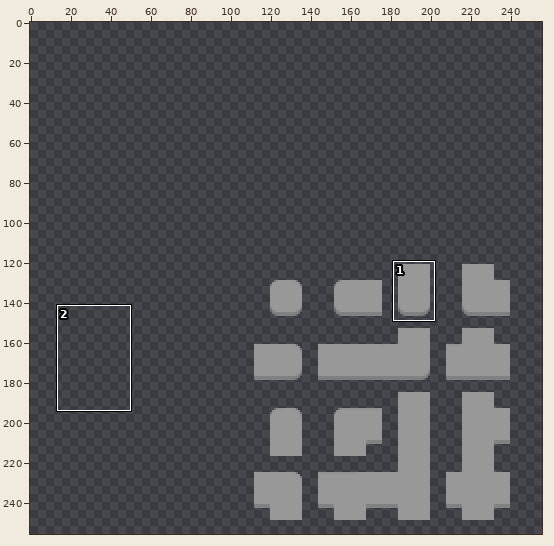
Edited in one commit: sprite sheet (assets/street.png). The picture above shows the old version from afar; the outline marks the close-up.
Close-up. Before:
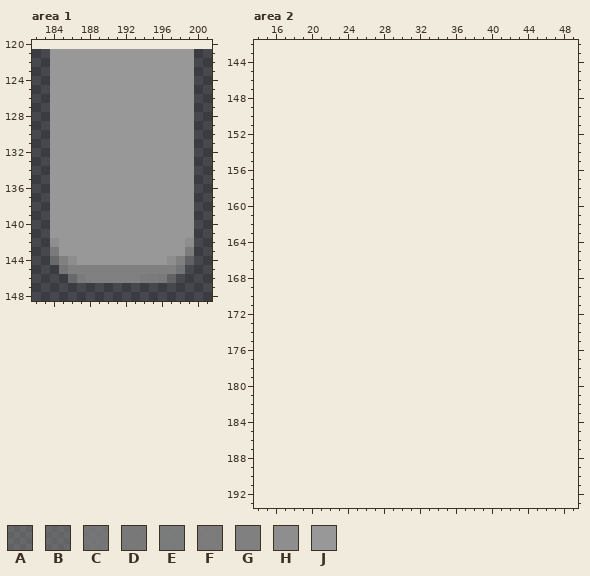
The file is 128x128 pixels. Pixels under 10% opacity are left out. Colours within 5 levels of each other are drawn and written as one. Shown: area 1: x 182..201, y 120..148; area 2: x 14..49, y 142..193. The old version is drawn lined up with the new one, on the new canvas. The commit also changed other parts of the picture, which this record leaves out.
Palette (. is transparent): A #80808090  B #80808096  C #808080d1  D #808080e1  E #808080e7  F #808080ee  G #808080  H #8e8e8e  J #989898
Pixels before, area 1, first column x 184:
121 JJJJJJJJJJJJJJJJ
122 JJJJJJJJJJJJJJJJ
123 JJJJJJJJJJJJJJJJ
124 JJJJJJJJJJJJJJJJ
125 JJJJJJJJJJJJJJJJ
126 JJJJJJJJJJJJJJJJ
127 JJJJJJJJJJJJJJJJ
128 JJJJJJJJJJJJJJJJ
129 JJJJJJJJJJJJJJJJ
130 JJJJJJJJJJJJJJJJ
131 JJJJJJJJJJJJJJJJ
132 JJJJJJJJJJJJJJJJ
133 JJJJJJJJJJJJJJJJ
134 JJJJJJJJJJJJJJJJ
135 JJJJJJJJJJJJJJJJ
136 JJJJJJJJJJJJJJJJ
137 JJJJJJJJJJJJJJJJ
138 JJJJJJJJJJJJJJJJ
139 JJJJJJJJJJJJJJJJ
140 JJJJJJJJJJJJJJJJ
141 JJJJJJJJJJJJJJJJ
142 HJJJJJJJJJJJJJJH
143 EJJJJJJJJJJJJJJF
144 BGHJJJJJJJJJJHGA
145 .CGGGGGGGGGGGGC.
146 ..BFGGGGGGFFDA..
The same view after the edit:
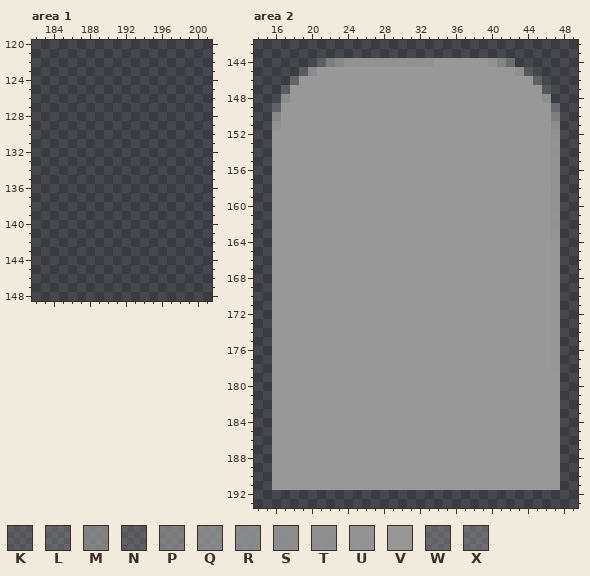
Colours new in this view: K #97979742  L #97979760  M #979797bb  N #9898984a  P #989898ad  Q #989898c8  R #989898d2  S #989898dd  T #989898e3  U #989898ee  V #989898f9  W #99999969  X #99999973
The edit:
canvas 128x128 -> 256x256, the old top-left corner now at 112,121
Area 1:
The author cleared colour A in row 144 at x 199; in row 146 at x 197.
The author cleared colour B in row 144 at x 184; in row 146 at x 186.
The author cleared colour C in row 145 at x 185 and 198.
The author cleared colour D in row 146 at x 196.
The author cleared colour E in row 143 at x 184.
The author cleared colour F in row 143 at x 199; in row 146 at x 187 and 194 to 195.
The author cleared colour G in row 144 at x 185 and 198; in row 145 at x 186 to 197; in row 146 at x 188 to 193.
The author cleared colour H in row 142 at x 184 and 199; in row 144 at x 186 and 197.
The author cleared colour J in rows 121 to 141 at x 184 to 199; in rows 142 to 143 at x 185 to 198; in row 144 at x 187 to 196.
Area 2:
The author put colour J in row 144 at x 34 to 39; in row 145 at x 21 to 42; in row 146 at x 19 to 44; in rows 147 to 148 at x 18 to 45; in rows 149 to 151 at x 17 to 46; in rows 152 to 178 at x 16 to 46.
The author put colour J in rows 179 to 191 at x 16 to 47.
The author put colour K in row 145 at x 19; in row 147 at x 17.
The author put colour L in row 144 at x 21; in row 146 at x 18.
The author put colour M in row 150 at x 47.
The author put colour N in row 145 at x 44; in row 147 at x 46.
The author put colour P in row 144 at x 22.
The author put colour Q in row 144 at x 41; in row 150 at x 16.
The author put colour R in row 144 at x 23.
The author put colour S in row 145 at x 20; in row 148 at x 17; in row 151 at x 47.
The author put colour T in row 145 at x 43; in row 148 at x 46.
The author put colour U in row 144 at x 24 to 33 and 40; in row 151 at x 16; in rows 152 to 163 at x 47.
The author put colour V in rows 164 to 178 at x 47.
The author put colour W in row 146 at x 45; in row 149 at x 16 and 47.
The author put colour X in row 144 at x 42.
Boxes around the changes in both close-ups, in picture pixels (x1, y1, x2, y2):
erased: (50, 49, 194, 283)
added: (272, 58, 560, 490)
